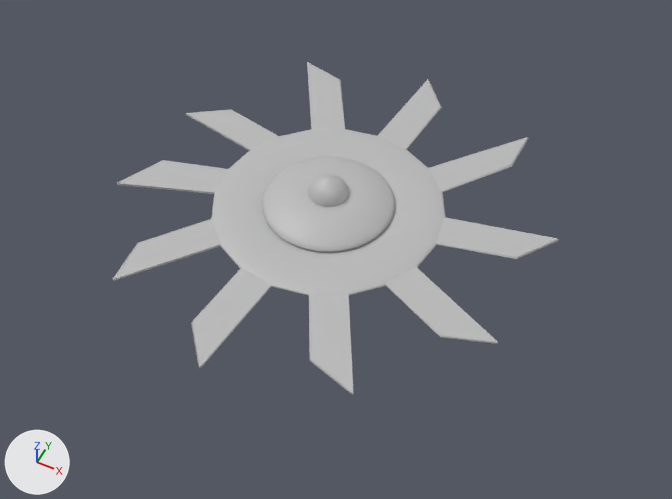
What one commit did to the FBX model OilandCordite/Assets/_Main/Rex/SourceMeshes/BladeEnemy.fbx.
Camera for both pictures: a 50 mm camera at (93.7, -182.1, 208.3) aimed at (7.7, -10.1, -6.6). Every picture has the same lights, and +X, +Y and +Z are marked at lower left.

The scene before the commit, as lines of its bpy script (objects in view):
```python
me_mesh = bpy.data.meshes.new('Mesh')
me_mesh.from_pydata(...)  # 460 vertices, 460 faces; spans x -3.66..3.87, y -0.5..0.5, z -4.06..3.94
me_mesh.materials.append(mat_lambert1)  # grey #bcbcbc
me_mesh_001 = bpy.data.meshes.new('Mesh.001')
me_mesh_001.from_pydata(...)  # 1962 vertices, 1960 faces; spans x -3.26..3.26, y -2.16..4.35, z -3.26..3.26
me_mesh_001.materials.append(mat_lambert1)  # grey #bcbcbc
ob_saucer = bpy.data.objects.new('Saucer', me_mesh_001)
ob_saucer.parent = ob_bladeenemy
ob_saucer.location = (0.0, 0.0, 0.0)
ob_saucer.scale = (1.0, 0.416, 1.0)
ob_saw = bpy.data.objects.new('Saw', me_mesh)
ob_saw.parent = ob_bladeenemy
ob_saw.location = (0.0, 0.0, 0.0)
ob_saw.scale = (2.83, 0.365, 2.83)
```
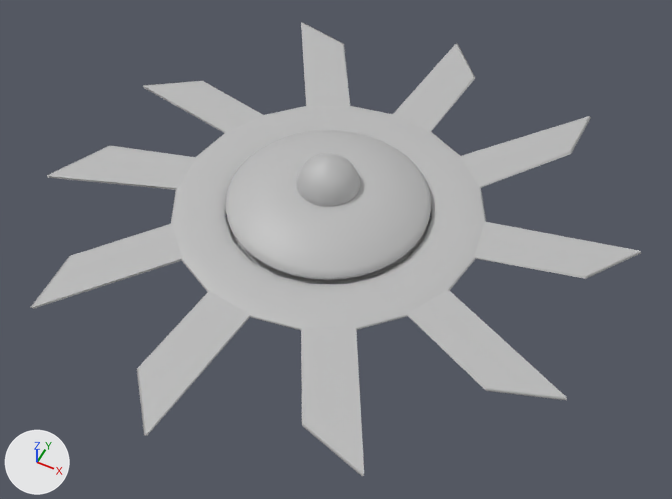
Changed parts and their boxes [x1, y1, x2, y2] in the pictures (672 x 499 px; the box of a moved part takes in the faces that stretch with it):
'Saw', reshaped, rescaled (37% wider, 37% taller)
    before: [112, 62, 559, 395]
    after: [30, 22, 641, 477]
'Saucer', rescaled (55% wider, 59% taller)
    before: [262, 156, 394, 252]
    after: [226, 130, 431, 283]
part 1 of me_mesh, moved or reshaped
    before: [240, 144, 417, 270]
    after: [209, 125, 448, 295]

What the commit changed:
me_mesh has 460 vertices, 460 faces and spans x -3.66..3.87, y -0.5..0.5, z -4.06..3.94.
me_mesh is used by ob_saw; parent ob_bladeenemy; location (0.0, 0.0, 0.0); scale (2.83, 0.365, 2.83).
me_mesh part 1: 180 of 460 vertices moved; they spanned x -1.4..1.4, y -0.48..0.48, z -1.4..1.4 and now span x -1.5..1.5, y -0.48..0.48, z -1.5..1.5; mean shift (0.0, 0.0, 0.0); largest move (0.87, 0.15, -0.64) -> (1.11, 0.15, -0.8).
Object 'Saucer' (ob_saucer) is rescaled from (1.0, 0.416, 1.0) to (1.55, 0.682, 1.55).
Object 'Saw' (ob_saw) is rescaled from (2.83, 0.365, 2.83) to (3.79, 0.365, 3.79).
